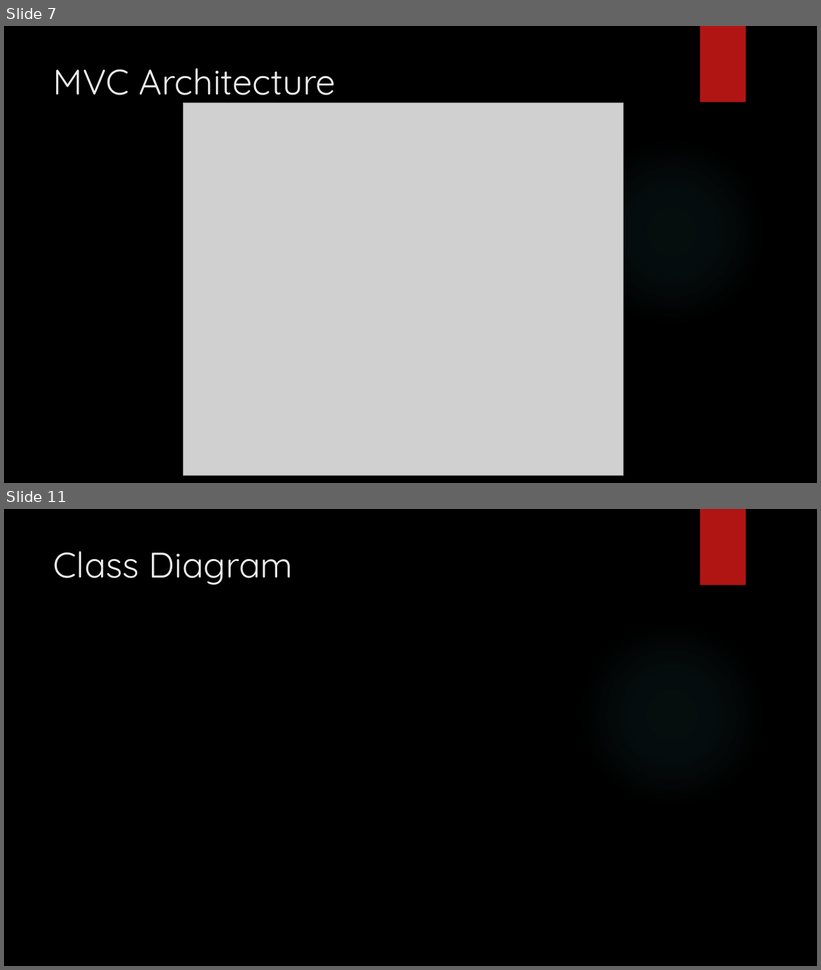
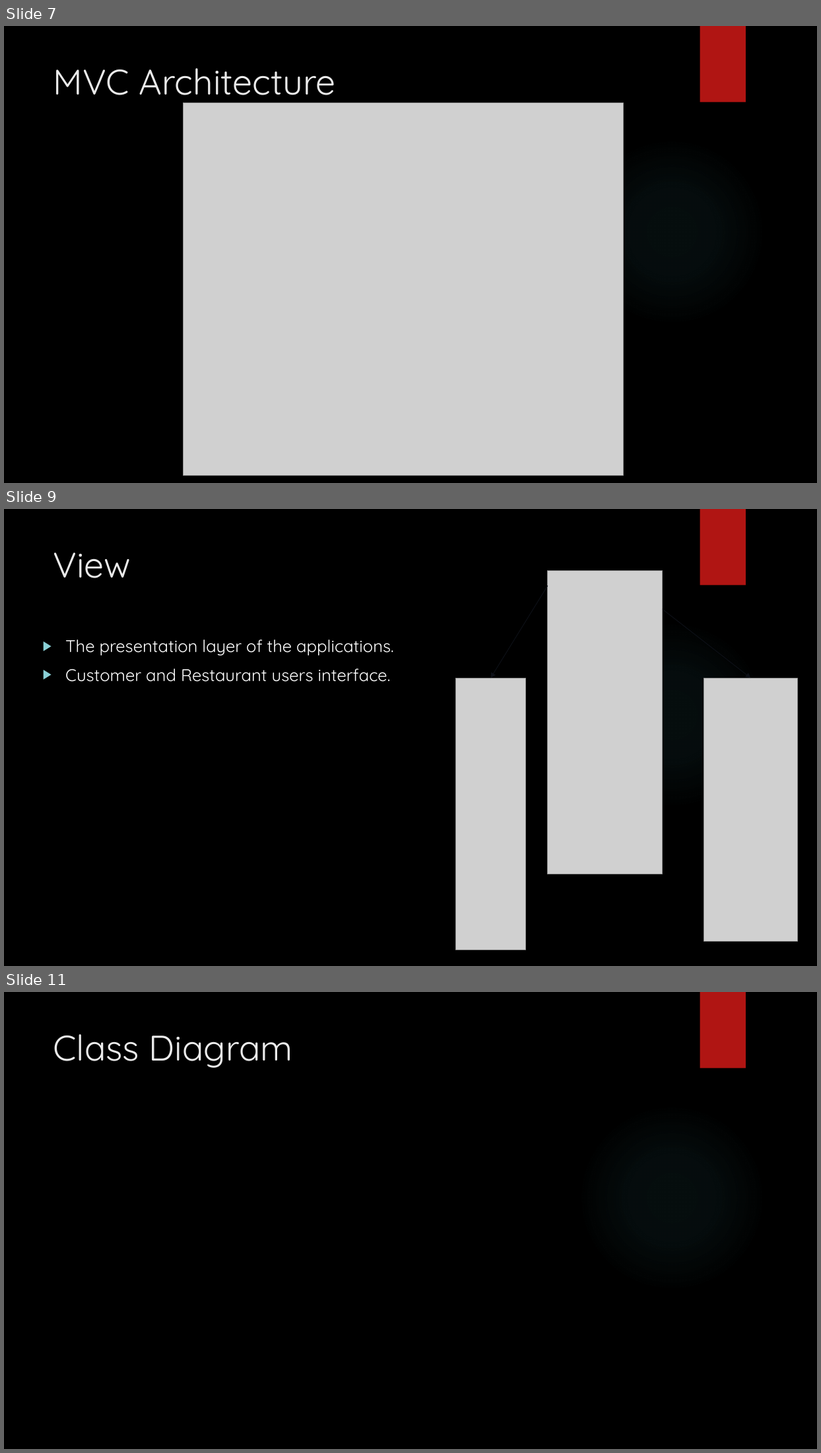
Before and after one commit to jmp808/Go4Food, a slide deck: Documents/Go4Food.pptx. Shown one above the other, each under a label of ours: slides 7 and 11 before the commit, slides 7, 9 and 11 after it; the slides between them are not shown. The pictures are 821x970 and 821x1453 pixels, drawn with LibreOffice and Linux fonts; fonts in the diff are those of the drawing; grey boxes stand for pictures; background and template pictures are left out. Boxes give left, top, right and bottom in pixels: in the first picture for what was removed or moved away, otherwise in the second. Text is boxed around its words. In the diff, an @@ line names an element or a change of style, - is before the commit and + after.

```diff
--- a/Documents/Go4Food.pptx
+++ b/Documents/Go4Food.pptx
@@ slide 9 added at [4,509,817,966], background picture (left out); not listed: 2 template elements that a slide beside it also shows @@
@@ title added at [54,553,131,578], 42 pt, text #EBEBEB @@
+View
@@ arrow added from (547, 586) to (491, 678), #0D1017 0.75 pt @@
@@ picture added at [547,570,663,875] @@
@@ arrow added from (663, 609) to (751, 678), #0D1017 0.75 pt @@
@@ text added at [65,640,394,682], 20 pt, text #FFFFFF @@
+▶ The presentation layer of the applications.
+▶ Customer and Restaurant users interface.
@@ picture added at [456,678,525,950] @@
@@ picture added at [704,678,797,941] @@
```
Also in this commit, not shown: 2 other slides added, 3 slides removed.
